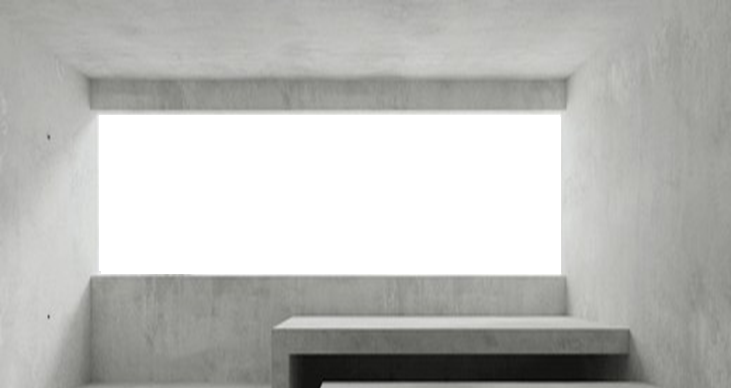
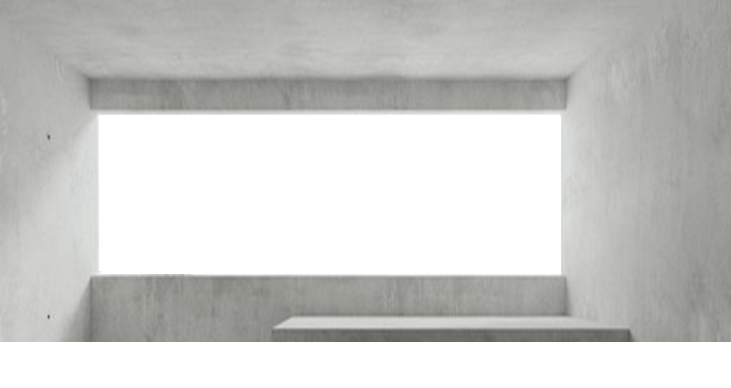
Layered file, before and after one edit (731 x 388). Changes by layer:
painted on "Layer 1" over [0, 342, 731, 388]
